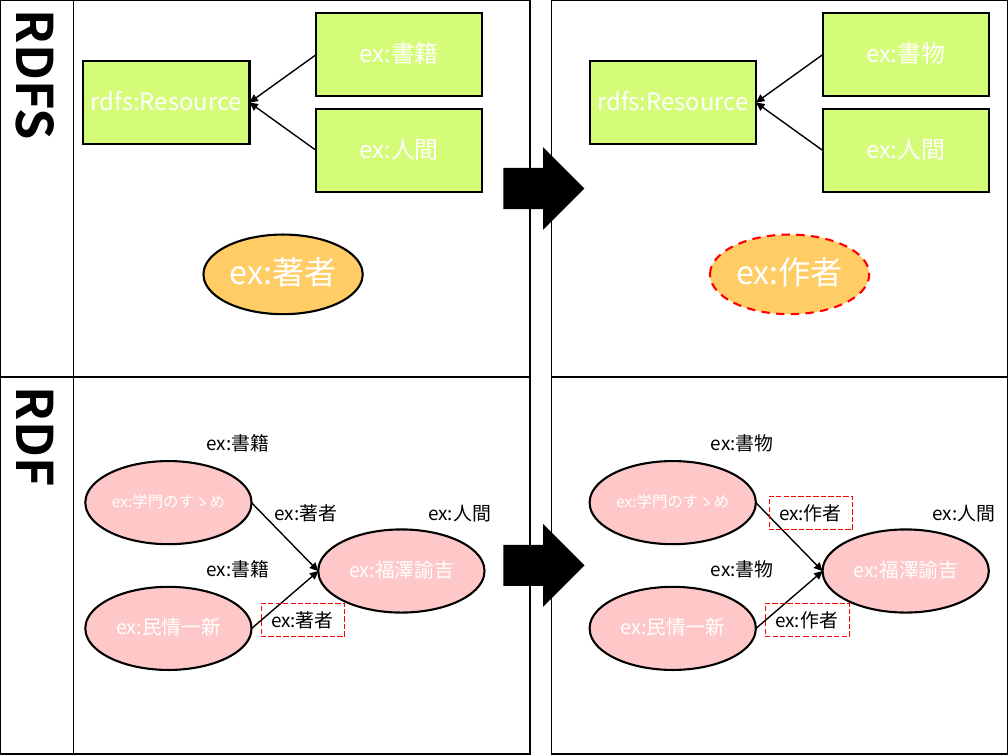
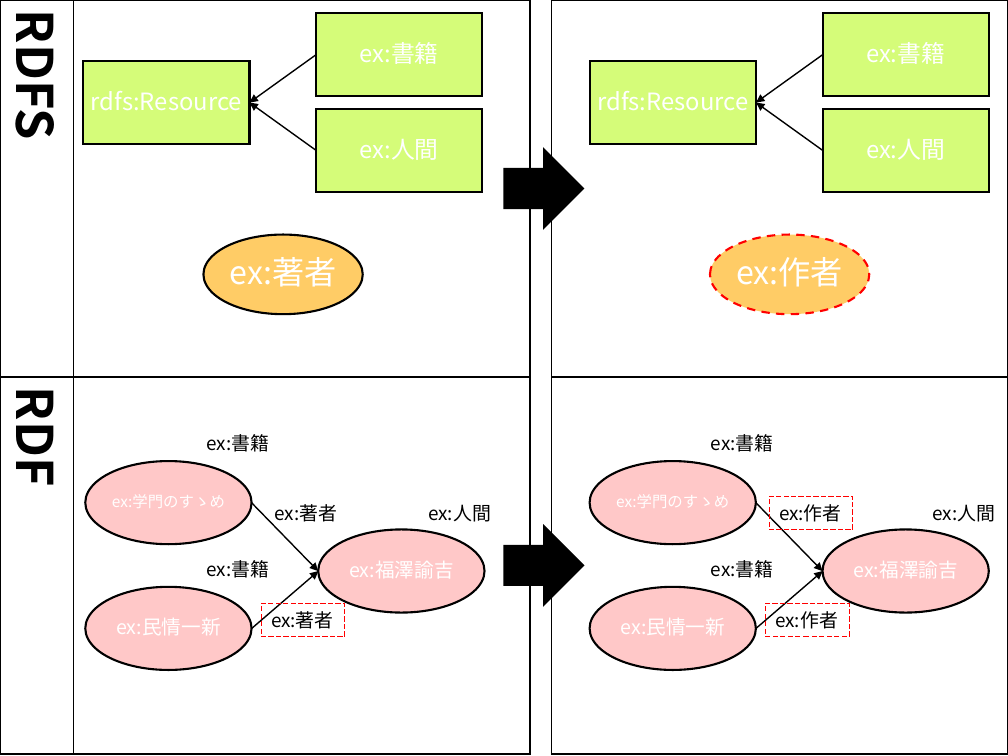
Before and after one commit to mr-3/mrcube-ja-docs, a slide deck: slide 21 of docs/source/figures/mrcube_figures.pptx (slide 12 before the commit). Drawn at 1008x756 pixels with LibreOffice and Linux fonts; fonts in the diff are those of the drawing. Boxes give left, top, right and bottom in pixels: in the first picture for what was removed or moved away, otherwise in the second. Text is boxed around its words. In the diff, an @@ line names an element or a change of style, - is before the commit and + after.

```diff
--- a/docs/source/figures/mrcube_figures.pptx
+++ b/docs/source/figures/mrcube_figures.pptx
@@ text at (x1=866, y1=42, x2=945, y2=64): text changed @@
-ex:書物
+ex:書籍
@@ text at (x1=711, y1=434, x2=774, y2=452): text changed @@
-ex:書物
+ex:書籍
@@ text at (x1=711, y1=560, x2=774, y2=578): text changed @@
-ex:書物
+ex:書籍
```
Also in this commit, not shown: 3 other slides changed, 12 slides added, 5 other files.
